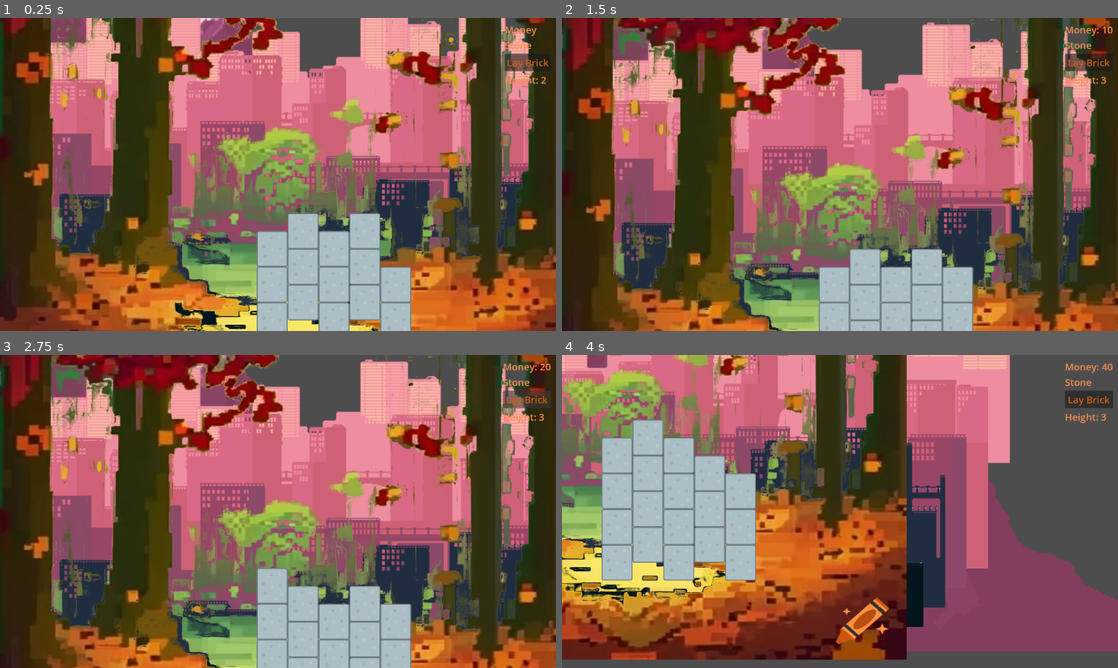
Above: before the commit, frames 1-4 (two rows, left to right).
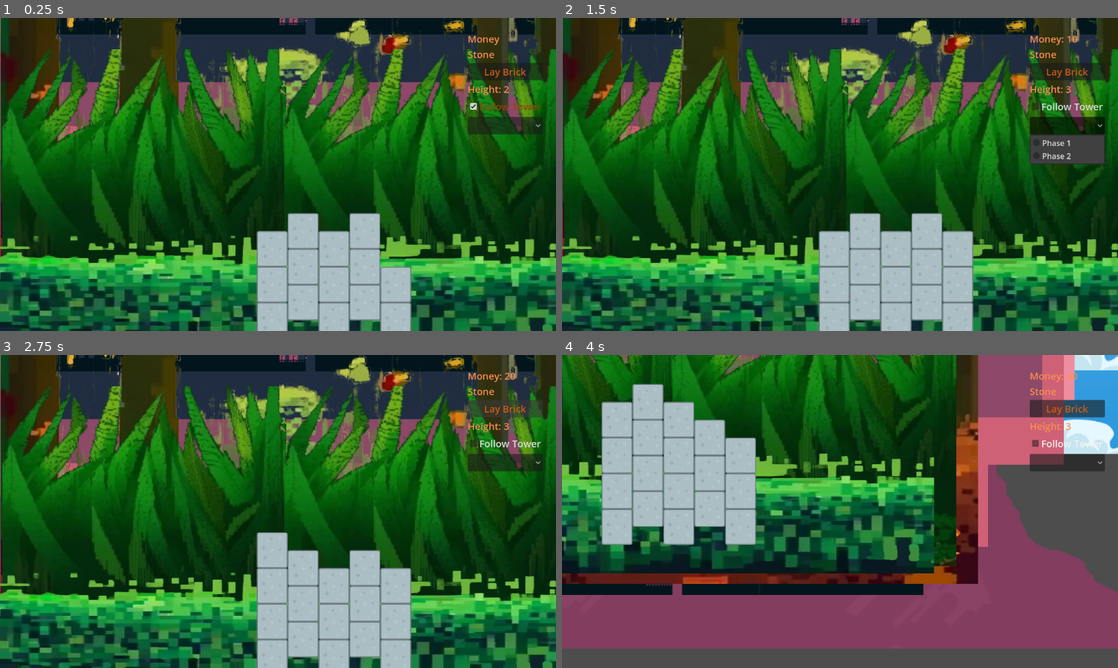
Above: after the commit, the same moments.

Repository: super-Colin/tower-builder
Game: Godot game, scene res://game.tscn
Two runs of this game, one before a commit and one after it. Both use one fixed random seed, a clock stepped at 60 frames per second and the inputs below.
Inputs (mouse positions are in pixels of both pictures, inside the frame that each line leads up to):
- Up to frame 1 (0.25 s): no input
- Up to frame 2 (1.5 s): click (1067, 105) at 0.5 s, where only the run after the commit has a clickable "Follow Tower"; click (1067, 124) at 1.27 s
- Up to frame 3 (2.75 s): click "Lay Brick" at 2 s
- Up to frame 4 (4 s): tap Enter at 2.75 s; move the mouse to (962, 495) at 2.77 s; hold Right (ui_right) 2.78-3.53 s; click (962, 495) at 2.92 s; move the mouse to (728, 527) at 3.52 s; hold Down (ui_down) from 3.53 s (still down)

The runs differ from the first frame. In frame 1, 87% of the frame differs, in the area x 0-100%, y 0-100%; in frame 2, 90%; in frame 3, 90%; in frame 4, 71%.

Commit message:
added follow tower camera option, working on separte phases

Diff:
--- a/Events.gd
+++ b/Events.gd
@@ -14,6 +14,8 @@
 signal towerHeightUpdated
 signal addTowerHeight(amount: int)
 signal removeTowerHeight(amount: int)
+
+signal toggleCameraFollowTower
 
 
 
--- a/MainCamera.gd
+++ b/MainCamera.gd
@@ -1,9 +1,11 @@
 extends Camera2D
 
+var followTower = true
 
 # Called when the node enters the scene tree for the first time.
 func _ready():
 	Events.towerHeightUpdated.connect(centerOnTower)
+	Events.toggleCameraFollowTower.connect(_toggleFollowTower)
 	pass # Replace with function body.
 
 
@@ -23,4 +25,10 @@
 
 
 func centerOnTower():
-	$'.'.position.y = $"../Tower".brickHeight * (Globals.totalHeight - 5) * -1
+	if followTower:
+		$'.'.position.y = $"../Tower".brickHeight * (Globals.totalHeight - 5) * -1
+	pass
+
+func _toggleFollowTower():
+	print("toggle follow tower")
+	followTower = not followTower
--- a/background.tscn
+++ b/background.tscn
@@ -1,64 +1,120 @@
-[gd_scene load_steps=7 format=3 uid="uid://83mj3x6kuvst"]
+[gd_scene load_steps=11 format=3 uid="uid://83mj3x6kuvst"]
 
+[ext_resource type="Texture2D" uid="uid://e50xijmgmejr" path="res://skyBg.png" id="1_ci263"]
 [ext_resource type="Texture2D" uid="uid://om3w8d0dhl6b" path="res://An_autumnal_magical_enchanted_forest_clear.png" id="1_tqemc"]
+[ext_resource type="Texture2D" uid="uid://cvfm7uvn80vny" path="res://clouds.png" id="2_laok5"]
 [ext_resource type="Texture2D" uid="uid://bmf3vie1m2du0" path="res://city 2/2.png" id="2_q1bxy"]
 [ext_resource type="Texture2D" uid="uid://pmg3p4p7ht34" path="res://city 2/3.png" id="3_jrdcr"]
 [ext_resource type="Texture2D" uid="uid://c5jnple1n3rbt" path="res://city 2/4.png" id="4_bomxs"]
 [ext_resource type="Texture2D" uid="uid://80pxljuhevdp" path="res://city 2/5.png" id="5_yq1wy"]
 [ext_resource type="Texture2D" uid="uid://bxgry1hr8a7qe" path="res://city 2/6.png" id="6_ou0ob"]
+[ext_resource type="Texture2D" uid="uid://iwt0lo8brwfv" path="res://Grass.png" id="7_fojuc"]
+[ext_resource type="Texture2D" uid="uid://dsi670i2jb0k5" path="res://Grass2.png" id="8_ekrwc"]
 
 [node name="Background" type="Node2D"]
-position = Vector2(0, -494)
+position = Vector2(0, -851)
 metadata/_edit_horizontal_guides_ = [-336.0]
 
-[node name="Craiyon200115AnAutumnalMagicalEnchantedForestPixelArt512Bits" type="Sprite2D" parent="."]
-position = Vector2(-14, 195)
-scale = Vector2(1.14844, 1)
-texture = ExtResource("1_tqemc")
-centered = false
+[node name="CityParallaxBackground" type="ParallaxBackground" parent="."]
+offset = Vector2(0, 100)
+transform = Transform2D(1, 0, 0, 1, 0, 100)
 
-[node name="CityParallaxBackground" type="ParallaxBackground" parent="."]
+[node name="ParallaxLayer6" type="ParallaxLayer" parent="CityParallaxBackground"]
+motion_scale = Vector2(0.3, 0.3)
+
+[node name="SkyBg" type="Sprite2D" parent="CityParallaxBackground/ParallaxLayer6"]
+z_index = -1000
+z_as_relative = false
+position = Vector2(616, -567)
+scale = Vector2(1.444, 1.444)
+texture = ExtResource("1_ci263")
+
+[node name="ParallaxLayer7" type="ParallaxLayer" parent="CityParallaxBackground"]
+motion_scale = Vector2(0.7, 0.7)
+
+[node name="Clouds" type="Sprite2D" parent="CityParallaxBackground/ParallaxLayer7"]
+position = Vector2(674, -1266.25)
+scale = Vector2(1.686, 2.6315)
+texture = ExtResource("2_laok5")
+
+[node name="Clouds2" type="Sprite2D" parent="CityParallaxBackground/ParallaxLayer7"]
+position = Vector2(1100, -3646)
+scale = Vector2(3.19, 2.6315)
+texture = ExtResource("2_laok5")
 
 [node name="ParallaxLayer" type="ParallaxLayer" parent="CityParallaxBackground"]
-motion_scale = Vector2(0.5, 0.5)
+motion_scale = Vector2(0.2, 0.2)
 
 [node name="2" type="Sprite2D" parent="CityParallaxBackground/ParallaxLayer"]
-position = Vector2(0, -200)
+position = Vector2(0, -442.435)
 scale = Vector2(2, 2)
 texture = ExtResource("2_q1bxy")
 centered = false
 
 [node name="ParallaxLayer2" type="ParallaxLayer" parent="CityParallaxBackground"]
-motion_scale = Vector2(0.6, 0.6)
+motion_scale = Vector2(0.25, 0.25)
 
 [node name="3" type="Sprite2D" parent="CityParallaxBackground/ParallaxLayer2"]
-position = Vector2(0, -150)
+position = Vector2(0, -479)
 scale = Vector2(2, 2)
 texture = ExtResource("3_jrdcr")
 centered = false
 
 [node name="ParallaxLayer3" type="ParallaxLayer" parent="CityParallaxBackground"]
-motion_scale = Vector2(0.7, 0.7)
+motion_scale = Vector2(0.35, 0.35)
 
 [node name="4" type="Sprite2D" parent="CityParallaxBackground/ParallaxLayer3"]
-position = Vector2(0, -100)
+position = Vector2(0, -560)
 scale = Vector2(2, 2)
 texture = ExtResource("4_bomxs")
 centered = false
 
 [node name="ParallaxLayer4" type="ParallaxLayer" parent="CityParallaxBackground"]
-motion_scale = Vector2(0.8, 0.8)
+motion_scale = Vector2(0.5, 0.5)
 
 [node name="5" type="Sprite2D" parent="CityParallaxBackground/ParallaxLayer4"]
-position = Vector2(0, -50)
+position = Vector2(0, -666)
 scale = Vector2(2, 2)
 texture = ExtResource("5_yq1wy")
 centered = false
 
 [node name="ParallaxLayer5" type="ParallaxLayer" parent="CityParallaxBackground"]
-motion_scale = Vector2(0.9, 0.9)
+motion_scale = Vector2(0.6, 0.6)
 
 [node name="6" type="Sprite2D" parent="CityParallaxBackground/ParallaxLayer5"]
+position = Vector2(0, -775)
 scale = Vector2(2, 2)
 texture = ExtResource("6_ou0ob")
 centered = false
+
+[node name="ForestParallaxBackground" type="ParallaxBackground" parent="."]
+
+[node name="ParallaxLayer3" type="ParallaxLayer" parent="ForestParallaxBackground"]
+motion_scale = Vector2(0.7, 0.7)
+
+[node name="Craiyon200115AnAutumnalMagicalEnchantedForestPixelArt512Bits" type="Sprite2D" parent="ForestParallaxBackground/ParallaxLayer3"]
+position = Vector2(0, -432)
+scale = Vector2(1.14844, 1)
+texture = ExtResource("1_tqemc")
+centered = false
+
+[node name="ParallaxLayer" type="ParallaxLayer" parent="ForestParallaxBackground"]
+motion_scale = Vector2(0.8, 0.8)
+
+[node name="Grass1-1" type="Sprite2D" parent="ForestParallaxBackground/ParallaxLayer"]
+position = Vector2(297, 277)
+scale = Vector2(2.29688, 2.29688)
+texture = ExtResource("7_fojuc")
+
+[node name="Grass1-2" type="Sprite2D" parent="ForestParallaxBackground/ParallaxLayer"]
+position = Vector2(881, 277)
+scale = Vector2(2.29688, 2.29688)
+texture = ExtResource("7_fojuc")
+
+[node name="ParallaxLayer2" type="ParallaxLayer" parent="ForestParallaxBackground"]
+motion_scale = Vector2(0.9, 0.9)
+
+[node name="Grass2" type="Sprite2D" parent="ForestParallaxBackground/ParallaxLayer2"]
+position = Vector2(586, 355)
+scale = Vector2(1.14844, 0.484375)
+texture = ExtResource("8_ekrwc")
--- a/game.tscn
+++ b/game.tscn
@@ -28,7 +28,7 @@
 layer = -128
 
 [node name="ParallaxLayer" type="ParallaxLayer" parent="ParallaxBackground"]
-motion_scale = Vector2(0.2, 0.2)
+motion_scale = Vector2(0.15, 0.15)
 
 [node name="Mine" parent="ParallaxBackground/ParallaxLayer" instance=ExtResource("5_umo26")]
 position = Vector2(-1040, -663)
--- a/ui.gd
+++ b/ui.gd
@@ -8,6 +8,7 @@
 	Events.towerHeightUpdated.connect(_updateHeightDisplay)
 	$MarginContainer/HFlowContainer/AddBrick.button_up.connect(askToAddBrick)
 	#print("ui ready")
+	$MarginContainer/HFlowContainer/CheckBox.toggled.connect(_toggleFollowTower)
 
 
 # Called every frame. 'delta' is the elapsed time since the previous frame.
@@ -32,3 +33,6 @@
 func _updateHeightDisplay():
 	#print("updating money from ui")
 	$MarginContainer/HFlowContainer/Height.text = "Height: %d" % Globals.totalHeight
+
+func _toggleFollowTower(toggled):
+	Events.toggleCameraFollowTower.emit()
--- a/ui.tscn
+++ b/ui.tscn
@@ -7,6 +7,10 @@
 anchors_preset = 15
 anchor_right = 1.0
 anchor_bottom = 1.0
+offset_left = -17.0
+offset_top = 19.0
+offset_right = -17.0
+offset_bottom = 19.0
 grow_horizontal = 2
 grow_vertical = 2
 script = ExtResource("1_g601v")
@@ -50,3 +54,17 @@
 layout_mode = 2
 text = "Layer
 "
+
+[node name="CheckBox" type="CheckBox" parent="MarginContainer/HFlowContainer"]
+layout_mode = 2
+button_pressed = true
+text = "Follow Tower
+"
+
+[node name="OptionButton" type="OptionButton" parent="MarginContainer/HFlowContainer"]
+layout_mode = 2
+item_count = 2
+popup/item_0/text = "Phase 1"
+popup/item_0/id = 0
+popup/item_1/text = "Phase 2"
+popup/item_1/id = 1
Binary file added: clouds.png
Not shown, added: clouds.png.import
Binary file added: skyBg.png
Not shown, added: skyBg.png.import
